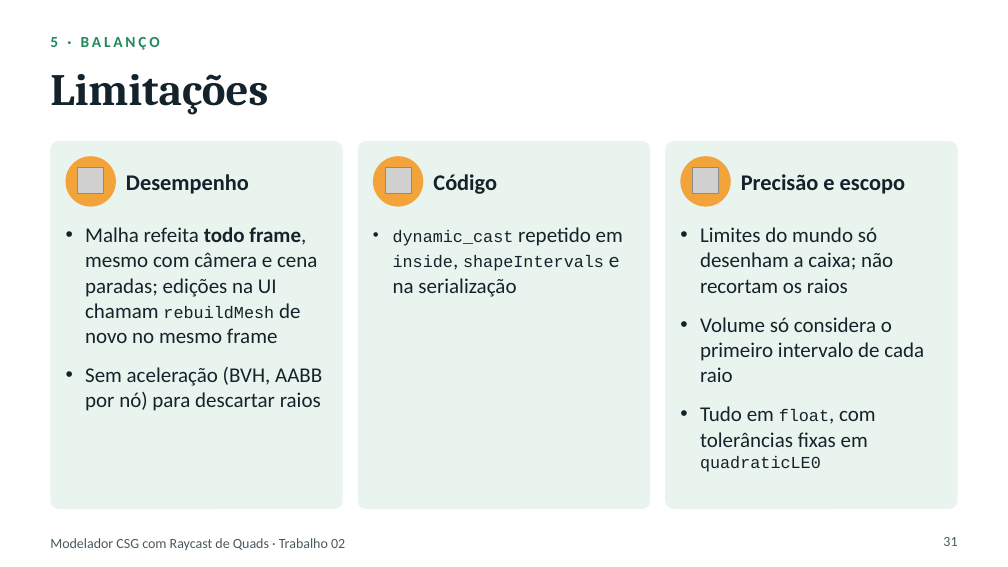
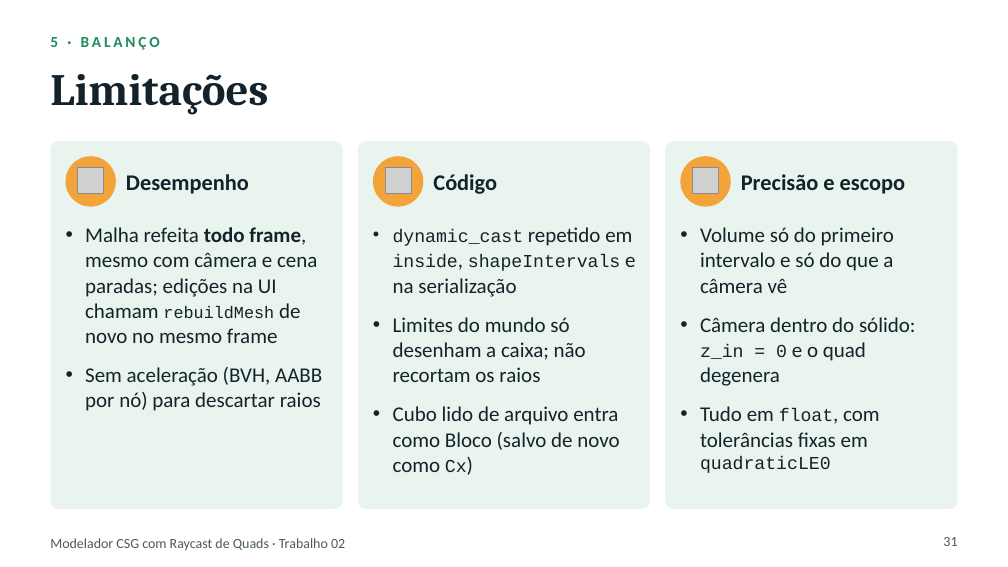
Before and after one commit to caiofelipempe/mdcc_mestrado_computacao_grafica, a slide deck: slide 31 of disciplines/modelagem_geometrica/trabalho_2/apresentacao.pptx. Drawn at 1008x567 pixels with LibreOffice and Linux fonts; fonts in the diff are those of the drawing; grey boxes stand for pictures. Boxes give left, top, right and bottom in pixels: in the first picture for what was removed or moved away, otherwise in the second. Text is boxed around its words. In the diff, an @@ line names an element or a change of style, - is before the commit and + after.

```diff
--- a/disciplines/modelagem_geometrica/trabalho_2/apresentacao.pptx
+++ b/disciplines/modelagem_geometrica/trabalho_2/apresentacao.pptx
@@ text at bbox=[393, 227, 635, 271]: size 12 to 13 pt in "dynamic_cast inside, shapeIntervals" @@
@@ text at bbox=[700, 227, 916, 386]: text changed @@
-• Limites do mundo só desenham a caixa; não recortam os raios
-• Volume só considera o primeiro intervalo de cada raio
+• Volume só do primeiro intervalo e só do que a câmera vê
+• Câmera dentro do sólido: z_in = 0 e o quad degenera
@@ text at bbox=[393, 317, 619, 472]: paragraphs added @@
+• Limites do mundo só desenham a caixa; não recortam os raios
+• Cubo lido de arquivo entra como Bloco (salvo de novo como Cx)
@@ text at bbox=[700, 406, 880, 473]: size 12 to 13 pt in "float, quadraticLE0" @@
```
Also in this commit, not shown: 4 other slides changed, 1 slide added, 3 other files.
